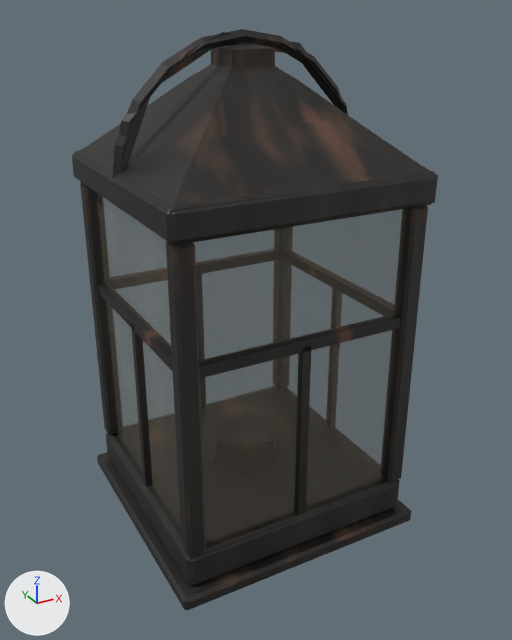
An edit to the glTF model godot/art/world/lamps/lantern_standing.glb, drawn before and after from the same camera.
Camera for both pictures: a 50 mm camera at (-0.379, -0.721, 0.642) aimed at (0.008, -0.015, 0.289). Every picture has the same lights, and +X, +Y and +Z are marked at lower left. The older version comes first. Vertices at exactly the same position are counted once.

The first picture shows 'lantern_standing', 'lantern_standing_LOD1'.
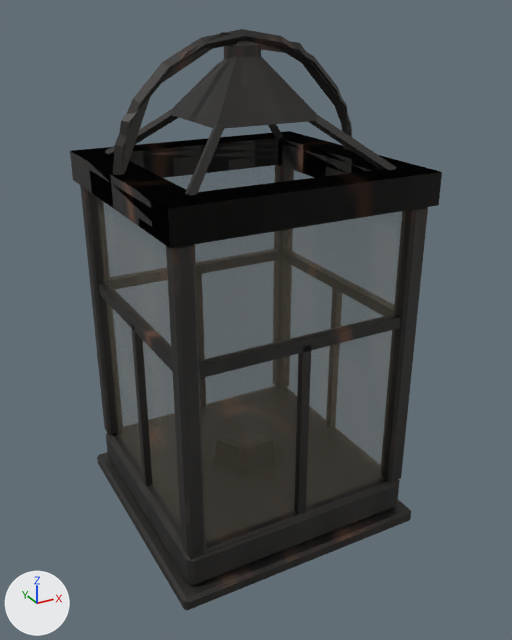
Location of each change, [x1, y1, x2, y2] in pixels of the pictures (512 x 640 px; the box of a moved part takes in the faces that stretch with it):
'lantern_standing', reshaped
    before: [72, 29, 437, 610]
    after: [70, 29, 442, 610]
'lantern_standing_LOD1', reshaped
    before: [74, 32, 438, 611]
    after: [88, 32, 428, 611]
part 1 of me_lantern_standing, added
    after: [70, 148, 213, 248]
part 2 of me_lantern_standing, added
    after: [172, 40, 317, 128]
part 3 of me_lantern_standing, added
    after: [72, 131, 442, 210]
part 4 of me_lantern_standing, moved or reshaped
    before: [72, 42, 437, 245]
    after: [105, 109, 442, 248]
part 5 of me_lantern_standing, surface changed
    before: [233, 42, 271, 49]
    after: [185, 126, 216, 193]
part 6 of me_lantern_standing_001, rebuilt (not visible afterwards)
    before: [74, 154, 438, 243]
part 7 of me_lantern_standing_001, moved or reshaped
    before: [88, 45, 423, 197]
    after: [169, 56, 318, 129]

What the commit changed:
me_lantern_standing is used by ob_lantern_standing; location (0.0, 0.0, 0.0).
me_lantern_standing had 374 vertices, 632 faces and spanned x -0.162..0.162, y -0.162..0.162, z 0.0..0.622.
me_lantern_standing now has 412 vertices, 684 faces and spans x -0.162..0.162, y -0.162..0.162, z 0.0..0.622.
me_lantern_standing part 1: a new loose piece, a box spanning x -0.156..-0.114, y -0.156..0.156, z 0.447..0.483, in mat_lamp_atlas.
me_lantern_standing part 2: a new loose piece of 21 vertices spanning x -0.064..0.064, y -0.064..0.064, z 0.531..0.612, in mat_lamp_atlas.
me_lantern_standing part 3: a new loose piece of 14 vertices spanning x -0.156..0.156, y -0.156..0.156, z 0.447..0.483, in mat_lamp_atlas.
Part 4, on me_lantern_standing:
38 vertices are removed from x -0.156..0.156, y -0.156..0.156, z 0.447..0.585.
79 faces are deleted.
7 vertices move from x -0.15..0.025, y -0.15..0.042, z 0.447..0.609 to x -0.156..-0.047, y -0.156..0.049, z 0.475..0.542.
33 vertices are added at x -0.156..0.156, y -0.156..0.124, z 0.447..0.542.
57 new faces join them, mat_lamp_atlas.
me_lantern_standing part 5: 3 kept faces spanning x -0.124..-0.047, y -0.118..-0.047, z 0.475..0.542 get new texture (UV) coordinates.
me_lantern_standing_001 is used by ob_lantern_standing_lod1; location (0.0, 0.0, 0.0).
me_lantern_standing_001 had 183 vertices, 252 faces and spanned x -0.161..0.161, y -0.161..0.161, z 0.0..0.619.
me_lantern_standing_001 now has 205 vertices, 264 faces and spans x -0.161..0.161, y -0.161..0.161, z 0.0..0.619.
me_lantern_standing_001 part 6: the loose piece of 8 vertices spanning x -0.154..0.154, y -0.154..0.154, z 0.449..0.481 is rebuilt with 14 vertices and now spans x -0.156..0.156, y -0.156..0.156, z 0.447..0.483.
Part 7, on me_lantern_standing_001:
12 vertices are removed from x -0.147..0.147, y -0.147..0.147, z 0.483..0.607.
20 faces are deleted.
21 vertices are added at x -0.12..0.12, y -0.12..0.12, z 0.48..0.61.
18 new faces join them, mat_lamp_atlas.
Other edits to the shape of me_lantern_standing_001 do not show in these pictures.
